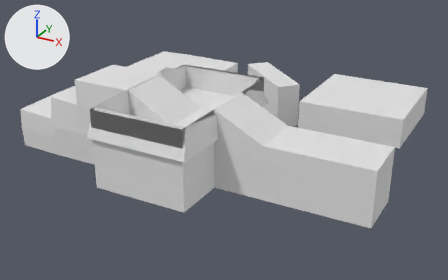
One commit to the glTF model school.glb: the scene before it, then after it.
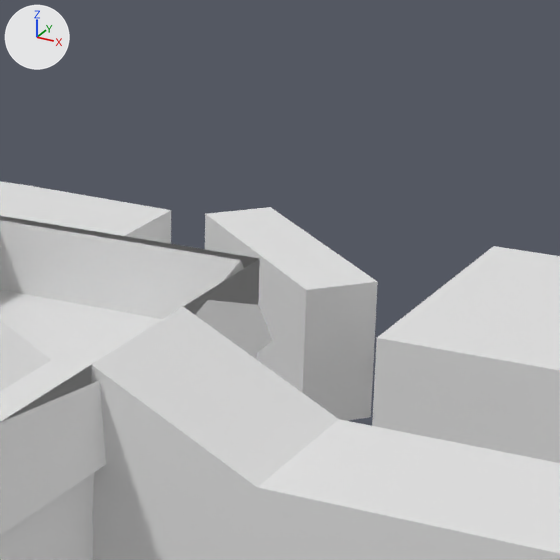
Each version appears first whole from a camera (50 mm lens) standing at (14.16, -27.02, 10.32) and looking at (2.7, -6.2, -0.09), and next in a close-up on the part from 42% to 79% of the width and 0% to 60% of the height. The axes (+X, +Y, +Z) are drawn at upper left. The lights are the same throughout. Both versions are drawn at frame 197 of the action 'Animation'; the numbers are the values there.
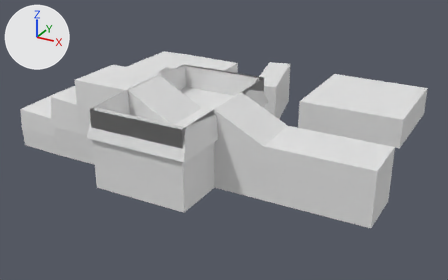
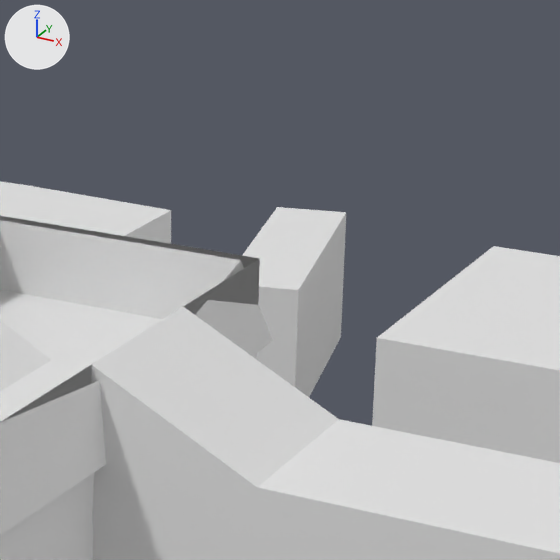
Edits to the bpy script that builds the scene:
```text
Change ob_cube_001:
    ob_cube_001.rotation_euler: (0.0, 0.0, -0.733) -> (0.0, 0.0, -1.337)  # degrees (0, 0, -42) -> degrees (0, 0, -77)
```

What differs and where, as boxes [x1, y1, x2, y2] in the close-ups (560 x 560 px):
'Cube.001', turned: before [205, 207, 378, 421]; after [242, 207, 346, 397]
